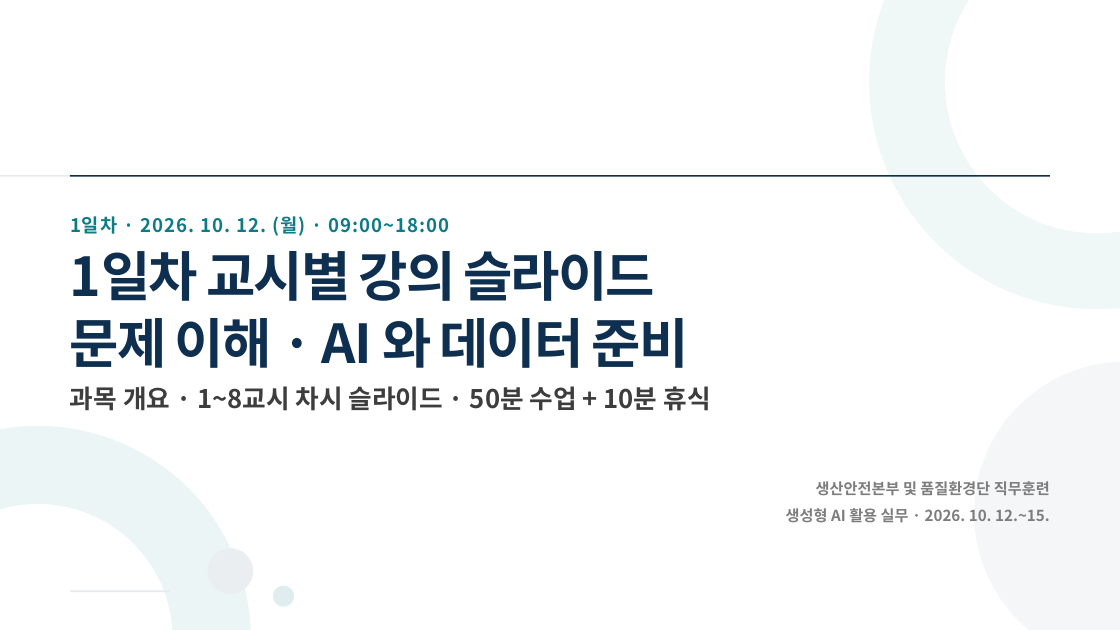
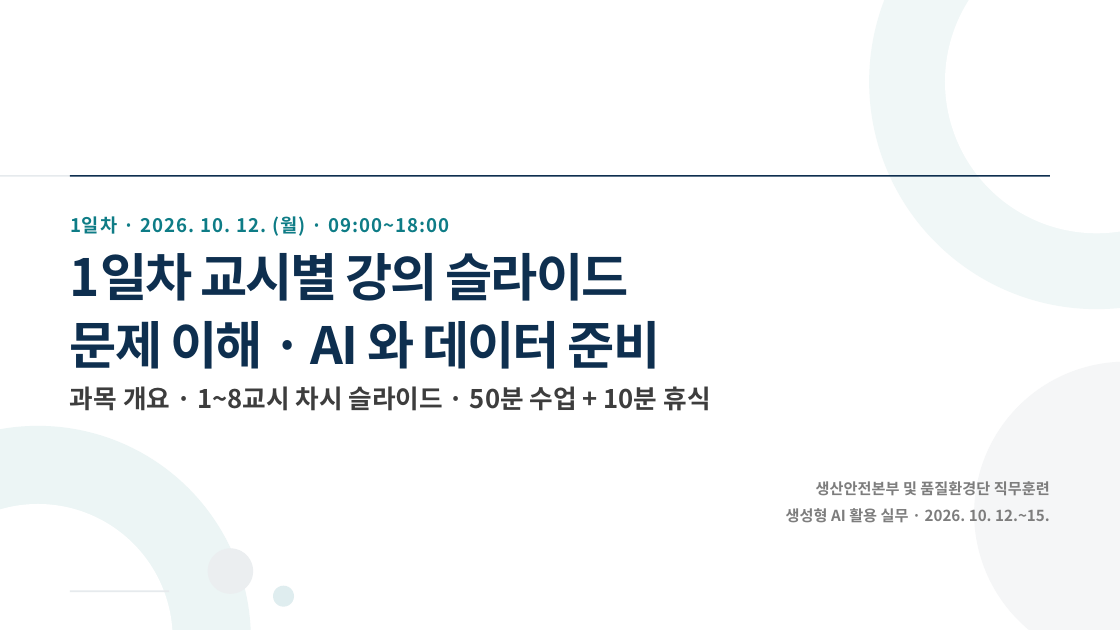
Before and after one commit to aebonlee/materials, a slide deck: slide 1 of knf/decks/days/day1.pptx. Drawn at 1120x630 pixels with LibreOffice and Linux fonts; fonts in the diff are those of the drawing. Boxes give left, top, right and bottom in pixels: in the first picture for what was removed or moved away, otherwise in the second. Text is boxed around its words. In the diff, an @@ line names an element or a change of style, - is before the commit and + after.

```diff
--- a/knf/decks/days/day1.pptx
+++ b/knf/decks/days/day1.pptx
@@ text "1일차 교시별 강의 슬라이드" at [70,253,660,369]: size 69 to 66 pt; line spacing 1.05 to 1.1 @@
```
Also in this commit, not shown: 7 other files.
